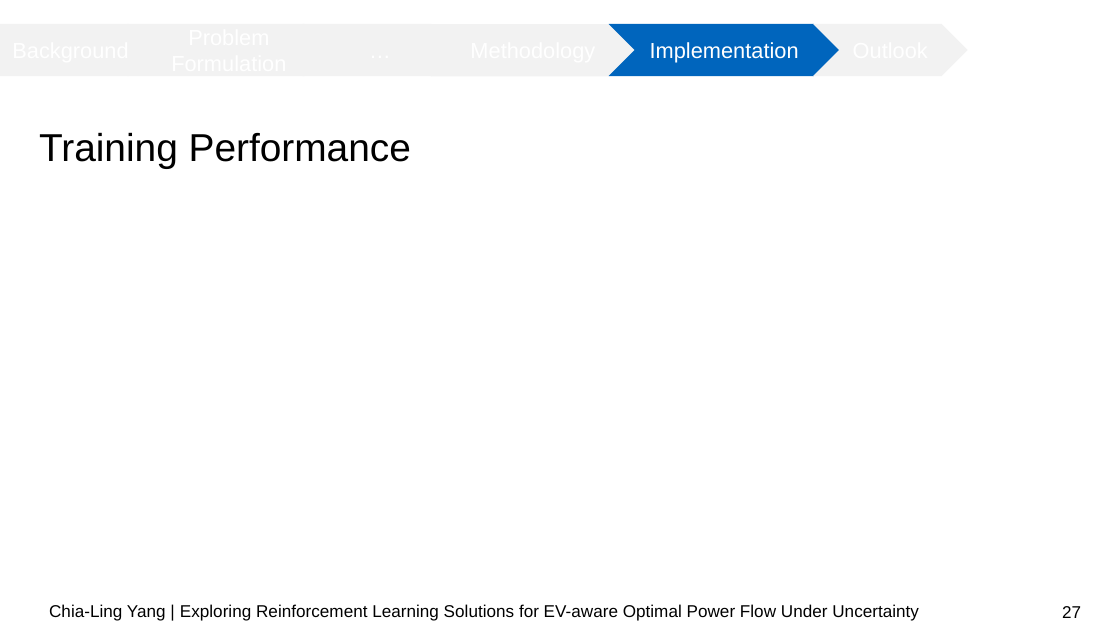
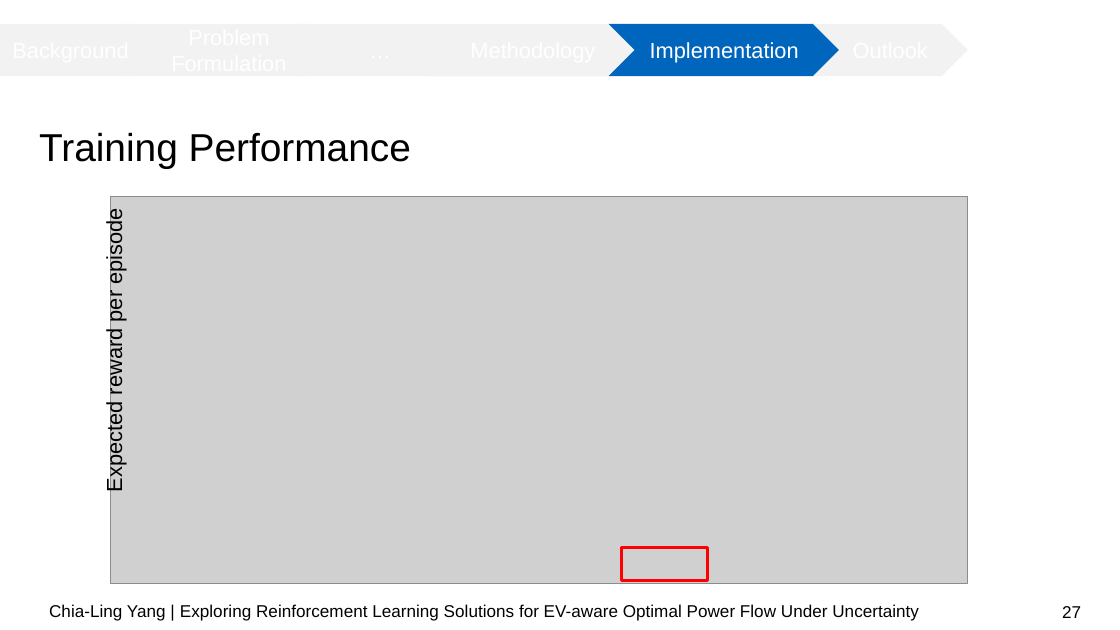
Before and after one commit to chialingyang7718/RL_OPF_EVaware, a slide deck: slide 27 of Mid-term Presentation.pptx. Drawn at 1120x630 pixels with LibreOffice and Linux fonts; fonts in the diff are those of the drawing; grey boxes stand for pictures; background and template pictures are left out. Boxes give left, top, right and bottom in pixels: in the first picture for what was removed or moved away, otherwise in the second. Text is boxed around its words. In the diff, an @@ line names an element or a change of style, - is before the commit and + after.

```diff
--- a/Mid-term Presentation.pptx
+++ b/Mid-term Presentation.pptx
@@ picture added at <box>111,197,968,584</box> @@
@@ text added at <box>102,215,126,489</box>, 14 pt, text #000000 @@
+Expected reward per episode
@@ rectangle added at <box>622,548,708,581</box>, outline #FF0000 2 pt @@
```
Also in this commit, not shown: 21 other files.
